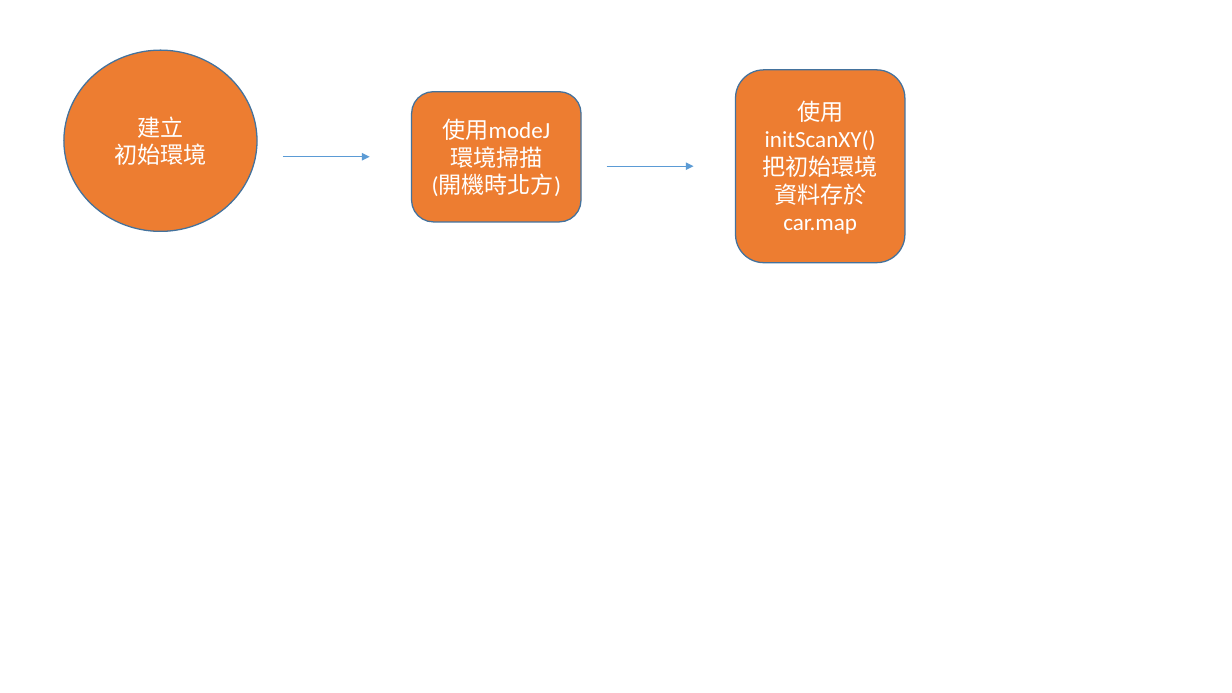
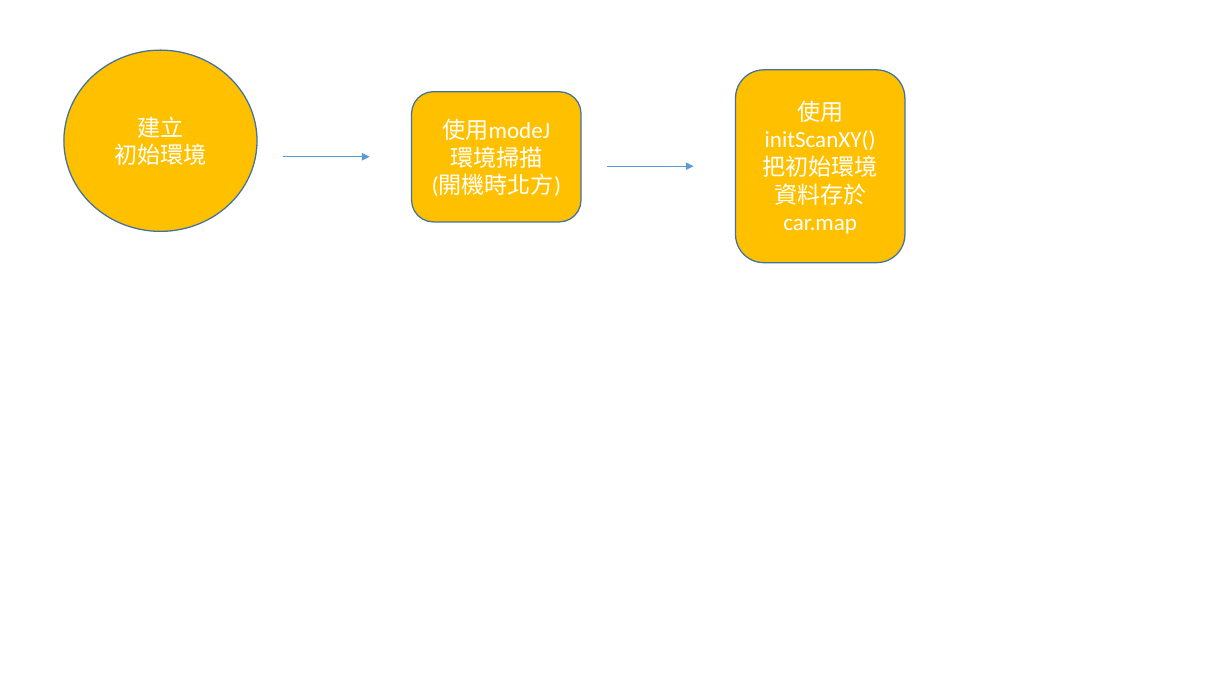
Before and after one commit to mskhrk/nttu_smartCar, a slide deck: slide 17 of document/運作流程圖.pptx (slide 13 before the commit). Drawn at 1232x693 pixels with LibreOffice and Linux fonts; fonts in the diff are those of the drawing. Boxes give left, top, right and bottom in pixels: in the first picture for what was removed or moved away, otherwise in the second. Text is boxed around its words. In the diff, an @@ line names an element or a change of style, - is before the commit and + after.

```diff
--- a/document/運作流程圖.pptx
+++ b/document/運作流程圖.pptx
@@ fill #ED7D31 to #FFC000 in 3 elements at [64,50,257,231], [411,91,580,222], [736,70,905,263] @@
```
Also in this commit, not shown: 4 other slides changed, 4 slides added, 1 slide removed, 6 other files.
